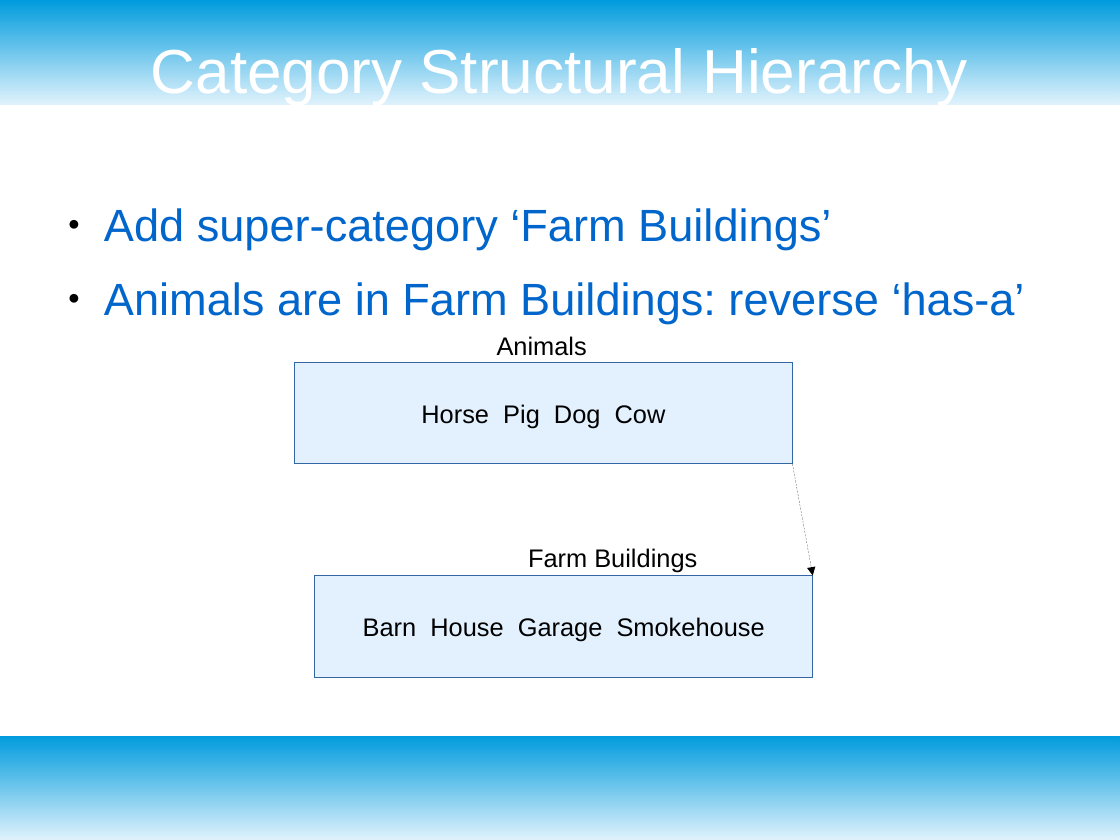
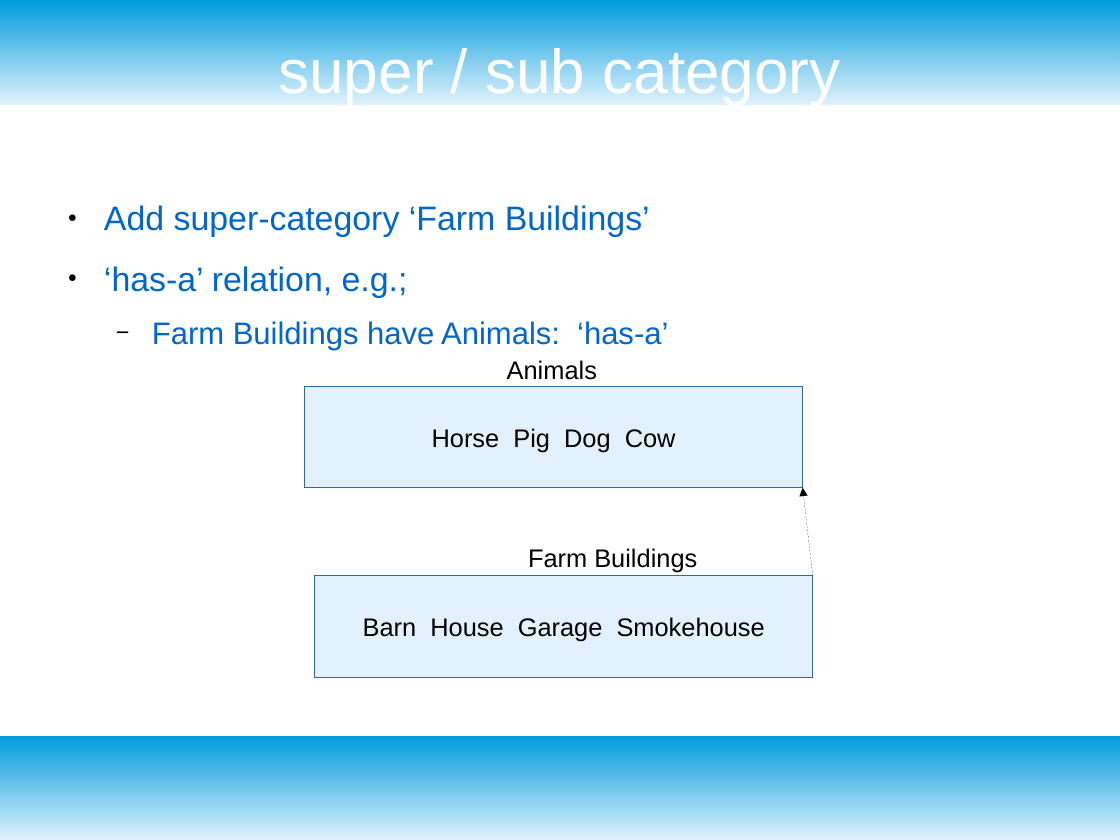
Before and after one commit to livcoco/pensieve, a slide deck: slide 4 of docs/categorizer_concepts.odp (slide 3 before the commit). Drawn at 1120x840 pixels with LibreOffice and Linux fonts; fonts in the diff are those of the drawing. Boxes give left, top, right and bottom in pixels: in the first picture for what was removed or moved away, otherwise in the second. Text is boxed around its words. In the diff, an @@ line names an element or a change of style, - is before the commit and + after.

Commit message:
updated docs for database
have not updated the code yet

```diff
--- a/docs/categorizer_concepts.odp
+++ b/docs/categorizer_concepts.odp
@@ title at (x1=278, y1=44, x2=841, y2=105): text changed @@
-Category Structural Hierarchy
+super / sub category
@@ text at (x1=104, y1=205, x2=650, y2=237): size 32 to 24 pt in "Add super-category ‘Farm Buildings’" @@
@@ text at (x1=104, y1=266, x2=668, y2=351): text changed; size 32 to 22 pt @@
-● Animals are in Farm Buildings: reverse ‘has-a’
+● ‘has-a’ relation, e.g.;
+  − Farm Buildings have Animals: ‘has-a’
@@ text "Animals" moved from (x1=497, y1=336, x2=587, y2=356) to (x1=507, y1=360, x2=597, y2=380) @@
@@ rectangle "Horse Pig Dog Cow" moved from (x1=295, y1=362, x2=793, y2=463) to (x1=305, y1=386, x2=803, y2=488) @@
@@ arrow moved from (793, 463) - (813, 575) to (813, 575) - (803, 488) @@
```
Also in this commit, not shown: 6 other slides changed, 1 slide added, 1 other file.
